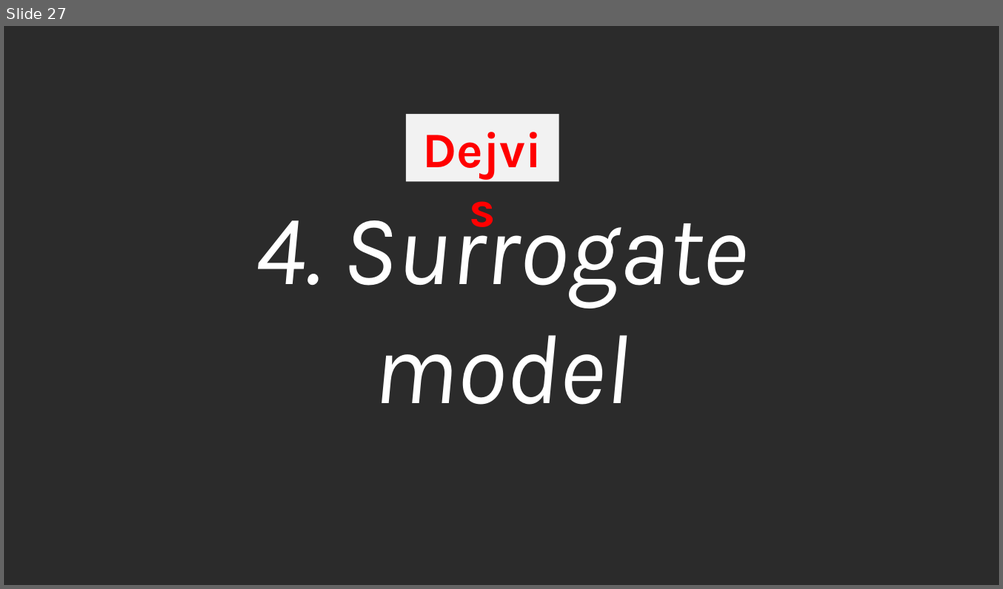
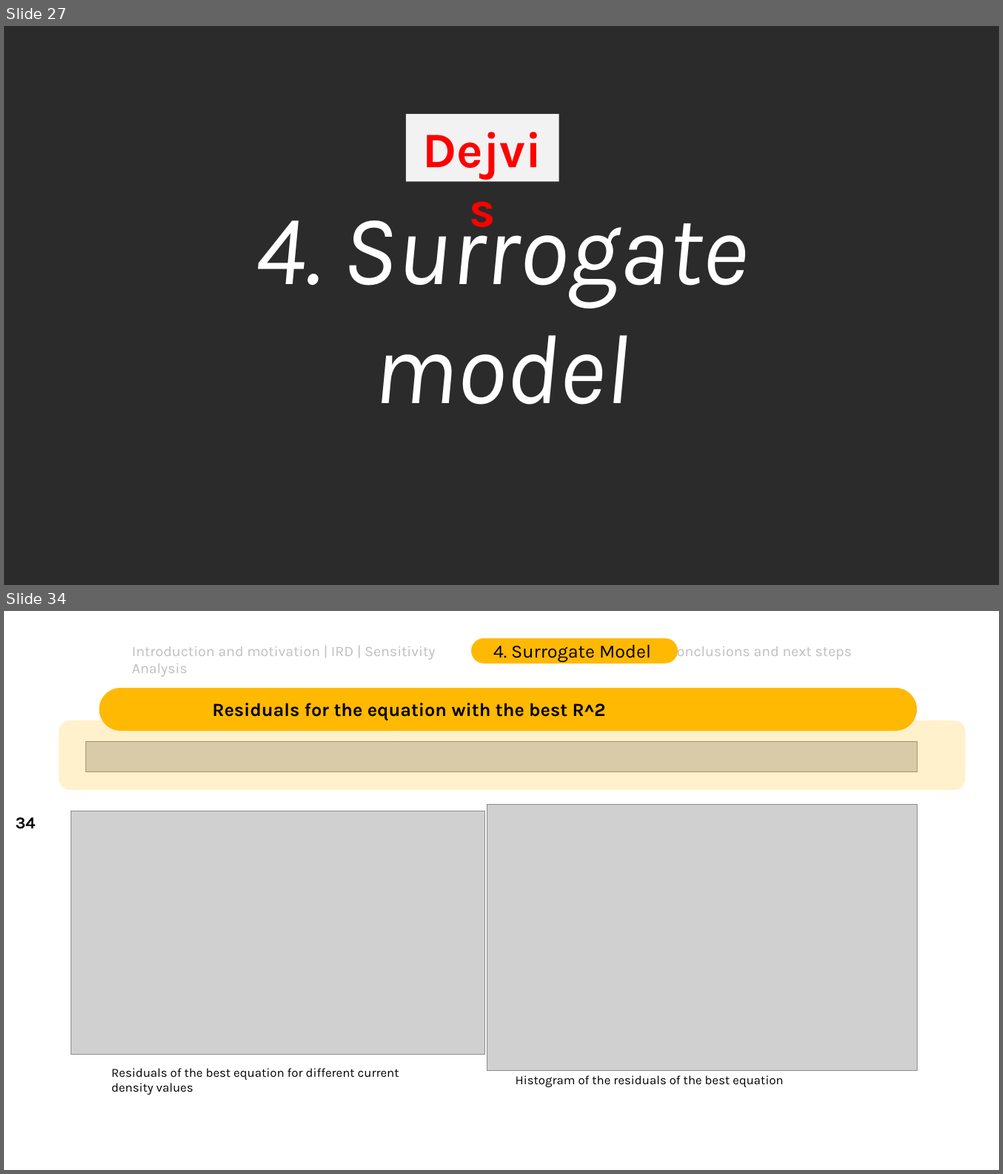
Before and after one commit to DejvisT/Sensitivity-Analysis-and-Surrogate-Modeling-of-PEM-Fuel-Cells, a slide deck: final_presentation_v1.pptx. Shown one above the other, each under a label of ours: slide 27 before the commit, slides 27 and 34 after it; the slides between them are not shown. The pictures are 1003x589 and 1003x1174 pixels, drawn with LibreOffice and Linux fonts; fonts in the diff are those of the drawing; grey boxes stand for pictures; background and template pictures are left out; a plain dark background stands for a picture behind light text. Boxes give left, top, right and bottom in pixels: in the first picture for what was removed or moved away, otherwise in the second. Text is boxed around its words. In the diff, an @@ line names an element or a change of style, - is before the commit and + after.

Commit message:
Add residual plots in ppt

```diff
--- a/final_presentation_v1.pptx
+++ b/final_presentation_v1.pptx
@@ slide 34 added at bbox=[4, 611, 999, 1170], background picture (left out) @@
@@ text added at bbox=[132, 647, 435, 677], 14 pt, text #BFBFBF @@
+Introduction and motivation | IRD | Sensitivity Analysis
@@ rounded rectangle added at bbox=[471, 638, 677, 664], fill #FFB903, 18 pt, text #000000 @@
+4. Surrogate Model
@@ text added at bbox=[668, 643, 852, 661], 14 pt, text #BFBFBF @@
+Conclusions and next steps
@@ rounded rectangle added at bbox=[99, 688, 917, 731], fill #FFB903 @@
@@ rounded rectangle added at bbox=[59, 721, 965, 790], fill #FFB903 at 20% opacity @@
@@ text added at bbox=[212, 703, 606, 721], 18 pt, text #000000, bold @@
+Residuals for the equation with the best R^2
@@ picture added at bbox=[86, 741, 916, 772] @@
@@ picture added at bbox=[486, 804, 916, 1071] @@
@@ page number added at bbox=[15, 817, 35, 829], 16 pt, text #000000, bold @@
+34
@@ picture added at bbox=[71, 811, 484, 1055] @@
@@ text added at bbox=[111, 1068, 399, 1095], 12 pt, text #000000 @@
+Residuals of the best equation for different current density values
@@ text added at bbox=[515, 1076, 782, 1088], 12 pt, text #000000 @@
+Histogram of the residuals of the best equation
```
Also in this commit, not shown: 4 slides changed, 2 other slides added.
